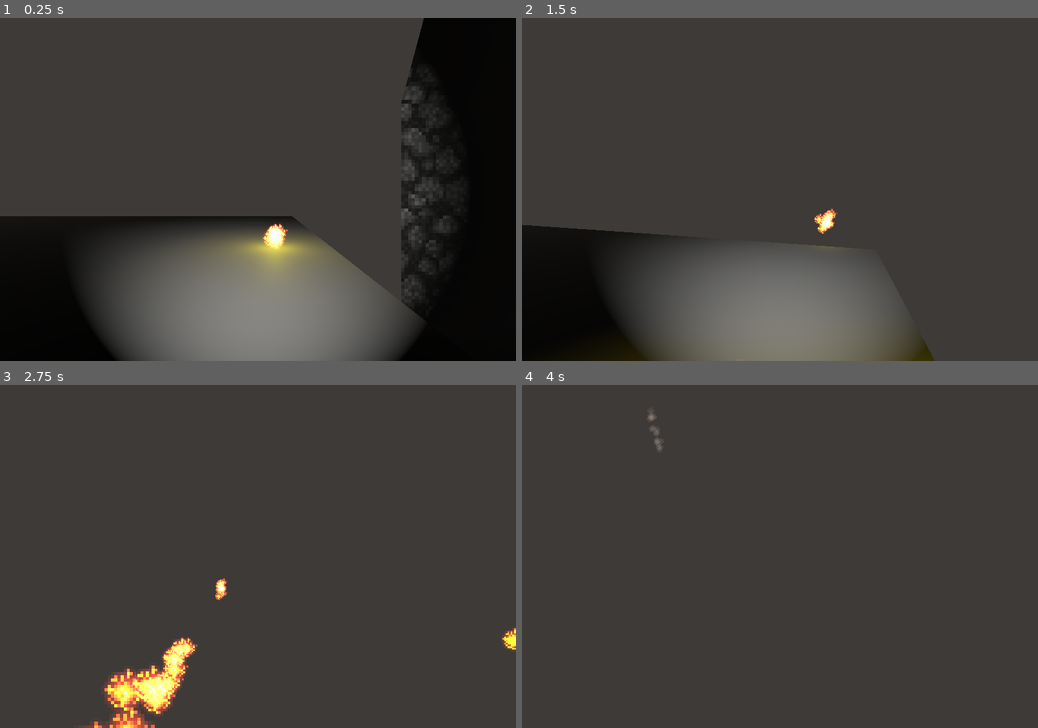
Above: before the commit, frames 1-4 (two rows, left to right).
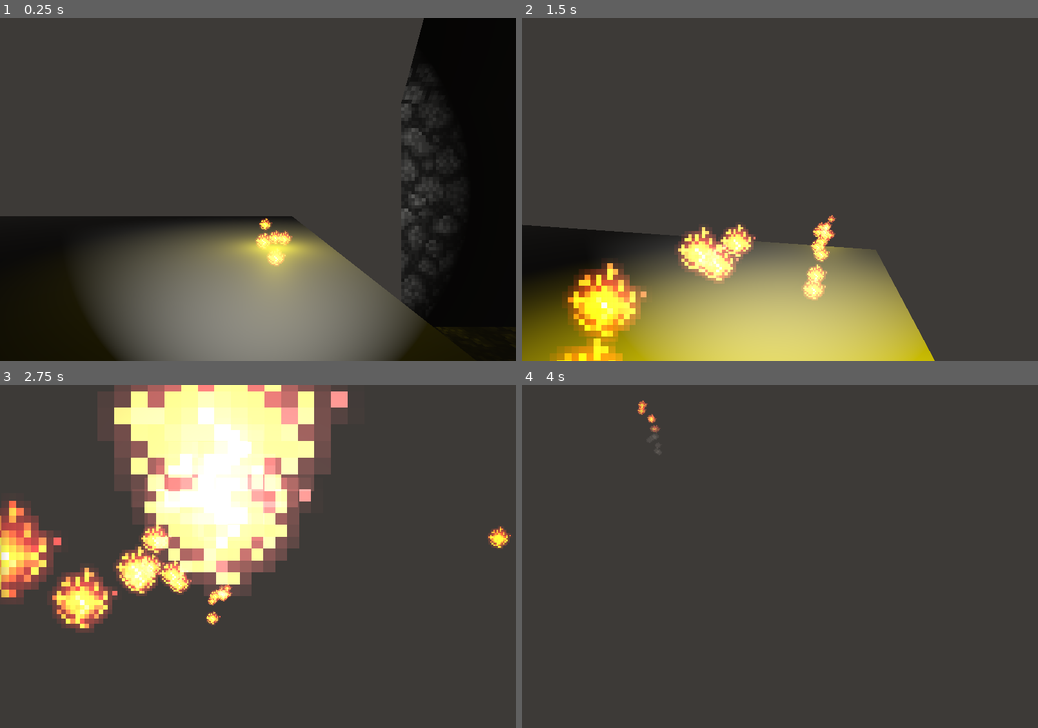
Above: after the commit, the same moments.

Repository: OmkarManerikar/1BitBoom
Game: Godot game, scene res://scenes/levels/testworld.tscn
Two runs of this game, one before a commit and one after it. Both use one fixed random seed, a clock stepped at 60 frames per second and the inputs below.
Inputs (mouse positions are in pixels of both pictures, inside the frame that each line leads up to):
- Up to frame 1 (0.25 s): no input
- Up to frame 2 (1.5 s): tap Enter (ui_accept) at 0.5, 0.6, 1.35 s; move the mouse to (805, 189) at 0.52 s; hold W (forward) from 0.53 s (still down); tap Space (jump) at 0.77 s; move the mouse to (754, 189) at 1.27 s
- Up to frame 3 (2.75 s): keep holding W (forward); tap Space (jump) at 1.52 s; move the mouse to (268, 549) at 2.02 s; tap Enter (ui_accept) at 2.1 s
- Up to frame 4 (4 s): keep holding W (forward); move the mouse to (774, 563) at 2.77 s; tap Enter (ui_accept) at 2.85, 3.6 s; tap Space (jump) at 3.02, 3.77 s; move the mouse to (816, 559) at 3.52 s

The runs differ from the first frame. In frame 1, 2.1% of the frame differs, in the area x 44-93%, y 58-100%; in frame 2, 23%; in frame 3, 29%, in the area x 0-100%, y 0-100%; in frame 4, 0.2%.

Commit message:
firball particle effect improvement

Diff:
--- a/scenes/entities/player.gd
+++ b/scenes/entities/player.gd
@@ -66,5 +66,5 @@
 func throw_firball():
 	var fb=PLfireball.instantiate()
 	self.get_parent_node_3d().add_child(fb)
-	fb.global_position=self.global_position
+	fb.global_position=Camera.global_position
 	fb.global_transform.basis=Camera.global_transform.basis
--- a/scenes/spells/fireball.gd
+++ b/scenes/spells/fireball.gd
@@ -2,6 +2,8 @@
 
 const SPEED=10
 var dir=Vector3(1,0,1)
+
+@onready var raycast=$RayCast3D
 
 # Called when the node enters the scene tree for the first time.
 func _ready() -> void:
@@ -11,7 +13,14 @@
 # Called every frame. 'delta' is the elapsed time since the previous frame.
 func _process(delta: float) -> void:
 	global_position+=global_transform.basis*Vector3(0,0,-SPEED)*delta
-
+	if raycast.is_colliding():
+		$despwantime.paused=true
+		$firetrail.visible=false
+		$fireblast.emitting=true
 
 func _on_despwantime_timeout() -> void:
 	self.queue_free()
+
+
+func _on_fireblast_finished() -> void:
+	queue_free()
--- a/scenes/spells/fireball.tscn
+++ b/scenes/spells/fireball.tscn
@@ -16,30 +16,53 @@
 particles_anim_v_frames = 1
 particles_anim_loop = false
 
+[sub_resource type="ParticleProcessMaterial" id="ParticleProcessMaterial_vaqcd"]
+lifetime_randomness = 0.5
+emission_shape = 1
+emission_sphere_radius = 0.5
+direction = Vector3(0, 0, 0)
+spread = 20.0
+initial_velocity_max = 1.0
+gravity = Vector3(0, 0, 0)
+
+[sub_resource type="QuadMesh" id="QuadMesh_wk21o"]
+
 [sub_resource type="ParticleProcessMaterial" id="ParticleProcessMaterial_fnao3"]
 lifetime_randomness = 0.2
 emission_shape = 1
 emission_sphere_radius = 0.2
 direction = Vector3(0, 1, 0)
-spread = 20.0
-initial_velocity_max = 2.0
+spread = 180.0
+initial_velocity_min = 2.0
+initial_velocity_max = 5.0
 gravity = Vector3(0, 0, 0)
-
-[sub_resource type="QuadMesh" id="QuadMesh_wk21o"]
 
 [node name="fireball" type="Node3D"]
 script = ExtResource("1_vaqcd")
 
-[node name="GPUParticles3D" type="GPUParticles3D" parent="."]
+[node name="firetrail" type="GPUParticles3D" parent="."]
 material_override = SubResource("StandardMaterial3D_vaqcd")
 cast_shadow = 0
 amount = 20
+process_material = SubResource("ParticleProcessMaterial_vaqcd")
+draw_pass_1 = SubResource("QuadMesh_wk21o")
+
+[node name="fireblast" type="GPUParticles3D" parent="."]
+material_override = SubResource("StandardMaterial3D_vaqcd")
+cast_shadow = 0
+emitting = false
+amount = 30
 lifetime = 0.5
+one_shot = true
+explosiveness = 1.0
+randomness = 1.0
 process_material = SubResource("ParticleProcessMaterial_fnao3")
 draw_pass_1 = SubResource("QuadMesh_wk21o")
 
 [node name="OmniLight3D" type="OmniLight3D" parent="."]
 light_color = Color(0.961399, 0.878796, 1.92523e-06, 1)
+light_energy = 2.0
+omni_range = 8.0
 
 [node name="RayCast3D" type="RayCast3D" parent="."]
 target_position = Vector3(0, 0, -0.2)
@@ -49,4 +72,5 @@
 one_shot = true
 autostart = true
 
+[connection signal="finished" from="fireblast" to="." method="_on_fireblast_finished"]
 [connection signal="timeout" from="despwantime" to="." method="_on_despwantime_timeout"]
Not shown: 1 places in scenes/spells/fireball.tscn that only renumber resources
